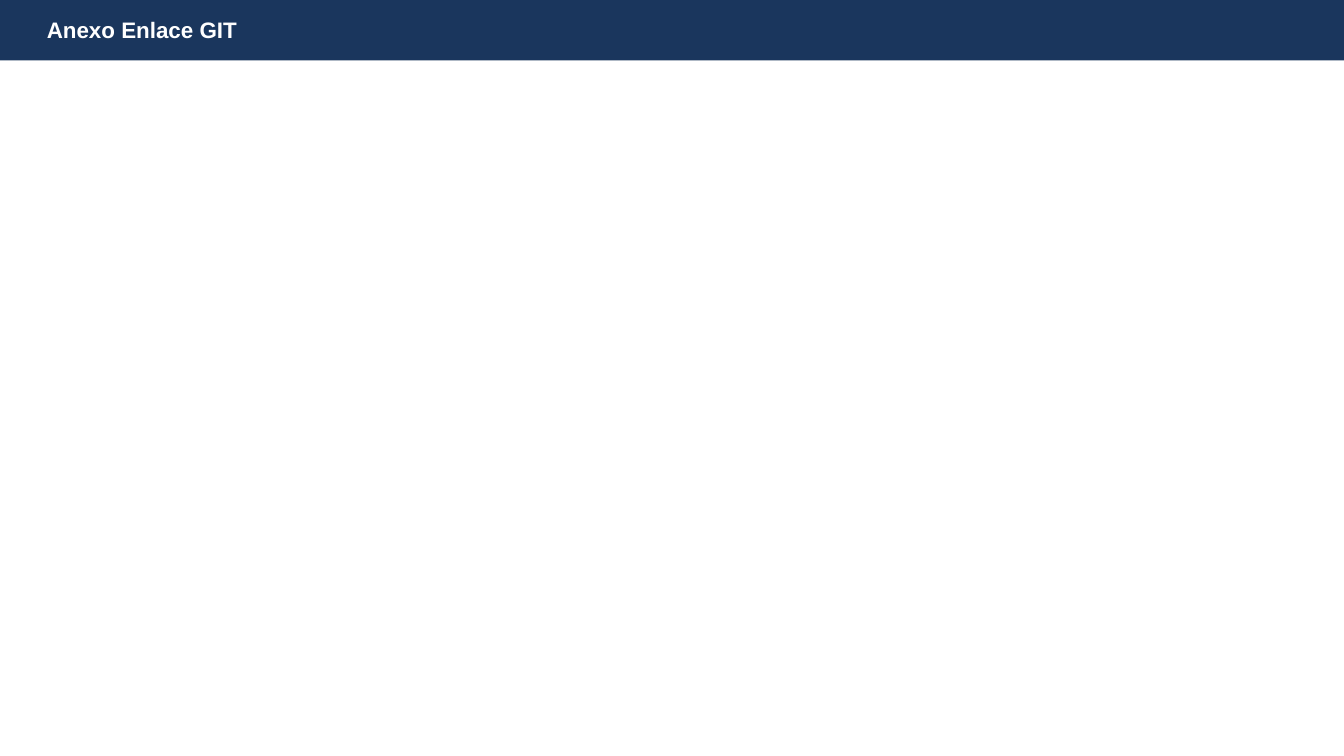
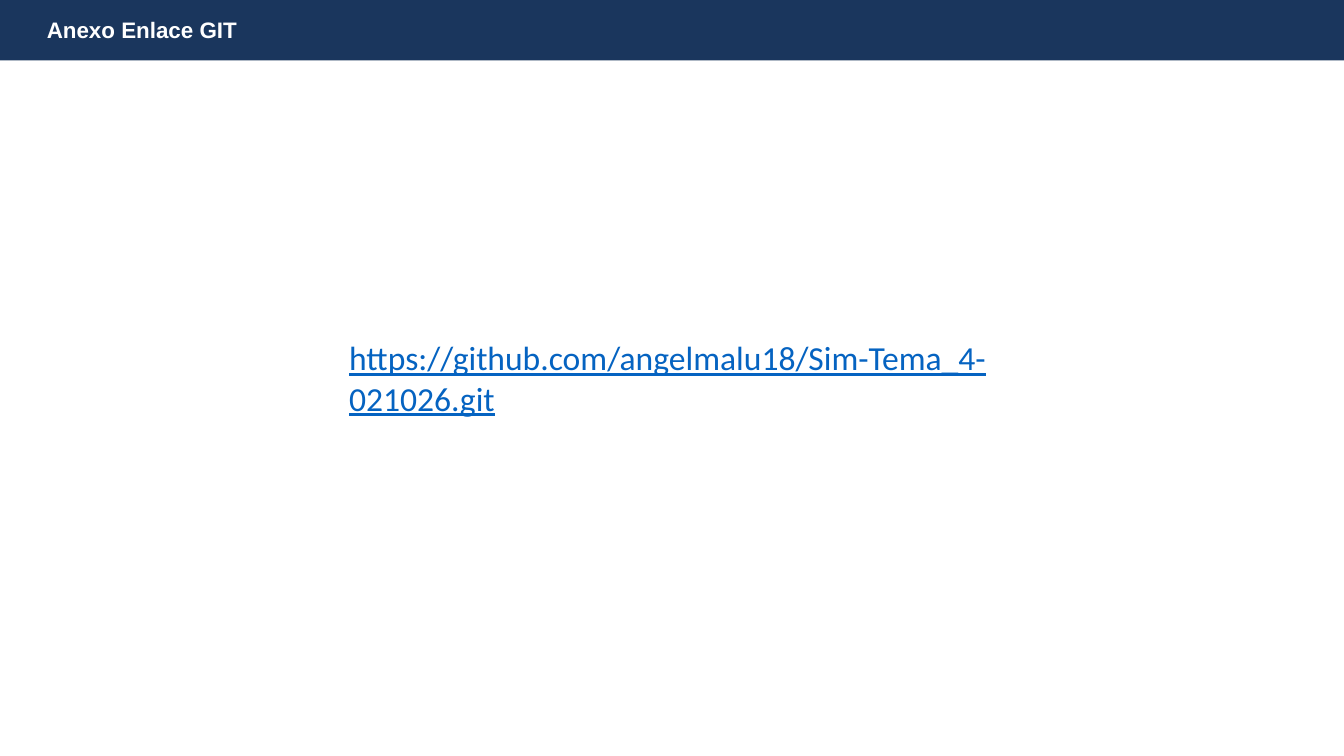
Before and after one commit to angelmalu18/Sim-Tema_4-021026, a slide deck: slide 90 of Actividad 4.2 ReporteDePracticaTema4_JoseGomez_Sim_5SM.pptx. Drawn at 1344x756 pixels with LibreOffice and Linux fonts; fonts in the diff are those of the drawing. Boxes give left, top, right and bottom in pixels: in the first picture for what was removed or moved away, otherwise in the second. Text is boxed around its words. In the diff, an @@ line names an element or a change of style, - is before the commit and + after.

```diff
--- a/Actividad 4.2 ReporteDePracticaTema4_JoseGomez_Sim_5SM.pptx
+++ b/Actividad 4.2 ReporteDePracticaTema4_JoseGomez_Sim_5SM.pptx
@@ text added at bbox=[349, 346, 986, 417], 18 pt, text #0563C1, underline @@
+https://github.com/angelmalu18/Sim-Tema_4-021026.git
```
Also in this commit, not shown: 1 other slide changed, 2 other files.
